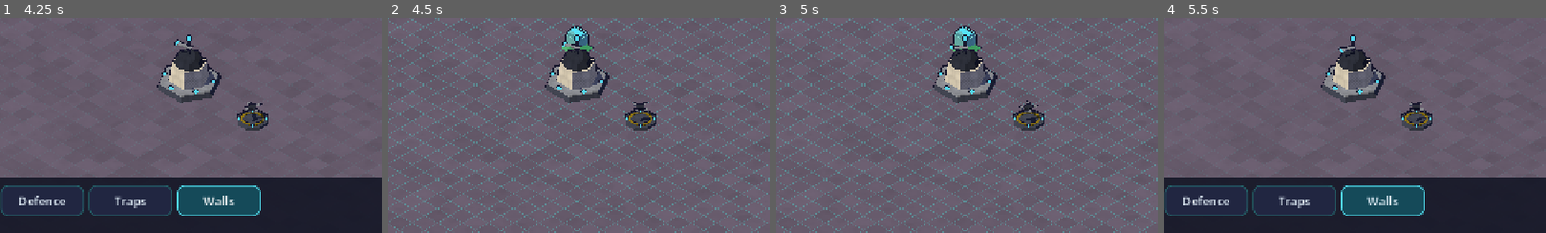
Above: before the commit, frames 1-4 (left to right).
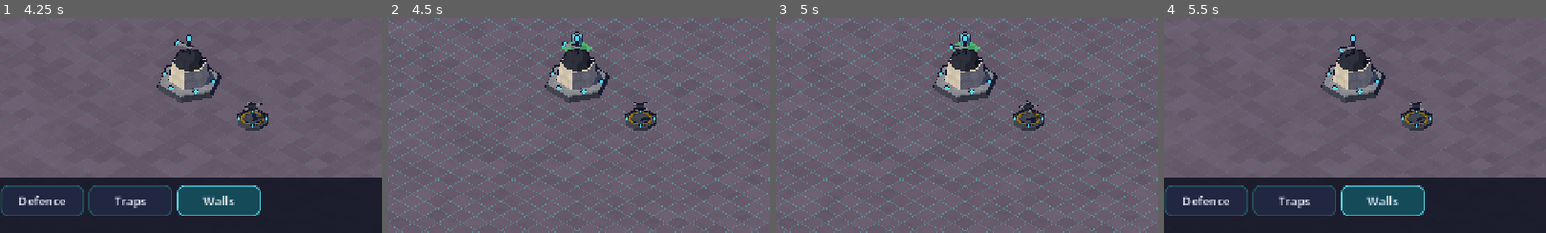
Above: after the commit, the same moments.

Repository: tarnan3751/space-game
Game: Godot game, scene res://scenes/main.tscn
Two runs of this game, one before a commit and one after it. Both use one fixed random seed, a clock stepped at 60 frames per second and the inputs below.
Inputs (mouse positions are % of the whole screen's width and height, from its top left):
- Up to frame 1 (4.25 s): click "Resources" at 0.5 s; click "Army" at 1.25 s; click "Defence" at 2 s; click "Traps" at 2.75 s; click "Walls" at 3.5 s
- Up to frame 2 (4.5 s): click (11, 88) at 4.27 s
- Up to frame 3 (5 s): no input
- Up to frame 4 (5.5 s): click "Done" at 5 s
The pictures show only the part of the screen within x 25-75%, y 34-84%; the shares and areas given below are measured in that part.

Frame 1 is identical in both runs. In frame 2, 0.4% of the frame differs, in the area x 46-54%, y 3-16%; in frame 3, 0.4%; in frame 4, nothing differs.

Commit message:
Give the wall pieces the comic look by level
Every wall piece is now a slim hull post on a concrete footing, at most 0.46 of the cell with
a chamfered cap no wider than itself, and slate segments 0.4 of the cell thick and 0.85 of
the post's height on a concrete curb that runs on from one wall to the next, so a run reads
as one thick slab with the posts standing just proud as joints. Each level grows the same
wall: level 1 slate plates on a squat post; level 2 riveted armour with a band and a taller
post with a gunmetal cap; level 3 ribbed segments with an unlit energy strip along the top
and a ribbed post; level 4 a plated pylon with wide chamfers and double-plated segments, a
sloped skirt under a plate, with a brighter strip; level 5 the pylon crowned in gold, and an
energy field panel over the upper 0.6 of the segment above a low riveted base, so it reads as
an energy wall from across the base.

Segments are swept cross-sections whose height is computed from the post's, so the
proportion holds at every level. Their ends on the cell edge are caps painted like the
segment but left out of the ink outline, so two segments that meet there draw one unbroken
outline; where levels differ, the taller end shows as a step, and the shared curb always
meets. The strips and the field are too thin to ink. The largest piece is 242 body
triangles, under the art style's 250 for a wall piece. art-style.md's Walls section gives
the look per level.

Diff:
--- a/src/game/models/walls.gd
+++ b/src/game/models/walls.gd
@@ -9,6 +9,17 @@
 ## The mask has one bit per orthogonal neighbour in cell space, where cell (x, y) is world
 ## (x, z): PLUS_X the cell at x + 1, MINUS_X at x - 1, PLUS_Z at y + 1 (world +z), MINUS_Z at
 ## y - 1. NEIGHBOURS lists the offsets in bit order: bit i is the cell at NEIGHBOURS[i].
+##
+## The look (docs/reference/art-style.md, **Walls**): a slim hull post on a concrete footing,
+## and slate segments 0.4 of the cell thick and 0.85 of the post's height on a concrete curb
+## that runs on from one wall to the next, so a run reads as one thick slab with the posts
+## standing just proud as joints. Each level adds to the same wall: L1 slate plates on a squat
+## post; L2 riveted armour with a band, and a taller post with a gunmetal cap; L3 ribbed
+## segments with an energy strip along the top, and a ribbed post; L4 a chamfered pylon post and
+## double-plated segments with a brighter strip; L5 a gold crown on the cap and an energy field
+## above a low plated base. Caps are never wider than their post. Every segment ends on the cell
+## edge in a cap left out of the ink outline, so two segments that meet there draw one unbroken
+## outline, and every level shares the curb, so mixed levels still meet at the base.
 
 const PLUS_X := 1
 const MINUS_X := 2
@@ -17,13 +28,43 @@
 const NEIGHBOURS: Array[Vector2i] = [Vector2i(1, 0), Vector2i(-1, 0), Vector2i(0, 1), Vector2i(0, -1)]
 ## The levels with a look of their own; a higher level shows the top one.
 const LEVELS := 5
-## The glow strip of a wall, by level.
-const WALL_GLOWS := ["glow_cyan", "glow_green", "glow_magenta", "glow_red", "glow_gold"]
-## A half-segment runs from inside the post to the cell edge, SEGMENT_WIDTH across, and stands
-## SEGMENT_DROP lower than the post's body.
-const SEGMENT_FROM := 0.3
-const SEGMENT_WIDTH := 0.6
-const SEGMENT_DROP := 0.12
+## Where a segment starts, inside the post, measured from the cell centre.
+const SEGMENT_FROM := 0.12
+## A segment is this share of its post's height, so the post stands just proud as a joint...
+const SEGMENT_SHARE := 0.85
+## ... and about 0.4 of the cell thick, so a run reads as one thick slab.
+const SEGMENT_HALF := 0.2
+const FOOTING_WIDTH := 0.5
+const FOOTING_HEIGHT := 0.08
+## The curb every segment stands on: a trapezoid, (half width, height) at its foot and top.
+const CURB_FOOT := Vector2(0.24, 0.0)
+const CURB_TOP := Vector2(0.22, 0.06)
+
+## Per level: [post width, body top, post chamfer, cap width (0 for none), cap height]. A post
+## is at most 0.46 of the cell and its cap never wider than it.
+const POSTS := [
+	[0.42, 0.55, 0.05, 0.0, 0.0],
+	[0.44, 0.6, 0.05, 0.4, 0.04],
+	[0.45, 0.67, 0.05, 0.41, 0.05],
+	[0.46, 0.76, 0.08, 0.42, 0.05],
+	[0.46, 0.76, 0.06, 0.42, 0.04],
+]
+## The top level's gold crown on the cap: width and height.
+const CROWN := Vector2(0.34, 0.1)
+
+static var CONCRETE := Parts.CONCRETE_PAD
+static var POST := Parts.HULL_MID
+static var POST_RIBBED := Surf.make(MaterialKit.Layer.PIPE, MaterialKit.HULL_MID, 2.0)
+static var POST_PLATED := Surf.make(MaterialKit.Layer.PLATE, MaterialKit.HULL_MID, 2.0)
+static var CAP := Surf.make(MaterialKit.Layer.FLAT, MaterialKit.GUNMETAL)
+static var GOLD := Parts.GOLD_TRIM
+static var SLATE := Surf.make(MaterialKit.Layer.PLATE, MaterialKit.WALL, 1.5)
+static var SLATE_RIVETED := Surf.make(MaterialKit.Layer.PLATE, MaterialKit.WALL, 2.5)
+static var SLATE_RIBBED := Surf.make(MaterialKit.Layer.PIPE, MaterialKit.WALL, 2.0)
+## Emissive strips and the field are too thin to ink.
+static var ENERGY := Surf.make(MaterialKit.Layer.GLOW, MaterialKit.ENERGY, 1.0, Surf.UNLIT, false, false)
+static var ENERGY_BRIGHT := Surf.make(MaterialKit.Layer.GLOW, MaterialKit.ENERGY.lightened(0.4), 1.0,
+	Surf.UNLIT, false, false)
 
 ## Built pieces by level * 16 + mask.
 static var _pieces: Dictionary[int, Piece] = {}
@@ -57,15 +98,106 @@
 
 
 static func _add_piece(m: LowPolyMesh, level: int, mask: int) -> void:
-	var height := 0.5 + 0.06 * level
-	m.box(Vector3(0.86, height, 0.86), Vector3.ZERO, Parts.surf("hull"))
-	m.box(Vector3(0.74, 0.22, 0.74), Vector3(0, height, 0), Parts.surf("hull_light"))
-	m.box(Vector3(0.76, 0.06, 0.34), Vector3(0, height + 0.2, 0), Parts.surf(WALL_GLOWS[level - 1]))
-	var length := 0.5 - SEGMENT_FROM
+	_post(m, level)
 	for bit: int in NEIGHBOURS.size():
-		if mask & (1 << bit) == 0:
-			continue
-		var along := Vector3(NEIGHBOURS[bit].x, 0, NEIGHBOURS[bit].y)
-		var across := Vector3(absf(along.z), 0, absf(along.x))
-		var size := along.abs() * length + across * SEGMENT_WIDTH + Vector3(0, height - SEGMENT_DROP, 0)
-		m.box(size, along * (SEGMENT_FROM + length * 0.5), Parts.surf("hull_dark"))
+		if mask & (1 << bit) != 0:
+			_segments(m, level, bit)
+
+
+## The footing, the post, its cap and, on the top level, the crown.
+static func _post(m: LowPolyMesh, level: int) -> void:
+	var spec: Array = POSTS[level - 1]
+	var width: float = spec[0]
+	var top: float = spec[1]
+	var chamfer: float = spec[2]
+	var cap_width: float = spec[3]
+	var cap_height: float = spec[4]
+	m.box_chamfered(Vector3(FOOTING_WIDTH, FOOTING_HEIGHT, FOOTING_WIDTH), 0.03, Vector3.ZERO, CONCRETE)
+	var surf: Surf = [POST, POST, POST_RIBBED, POST_PLATED, POST_PLATED][level - 1]
+	m.box_chamfered(Vector3(width, top - FOOTING_HEIGHT, width), chamfer, Vector3(0, FOOTING_HEIGHT, 0), surf)
+	if cap_width > 0.0:
+		m.box_chamfered(Vector3(cap_width, cap_height, cap_width), 0.02, Vector3(0, top, 0), CAP)
+	if level >= LEVELS:
+		m.box_chamfered(Vector3(CROWN.x, CROWN.y, CROWN.x), 0.03, Vector3(0, top + cap_height, 0), GOLD)
+
+
+## The half-segment toward neighbour `bit`, in the level's style, on the shared curb.
+static func _segments(m: LowPolyMesh, level: int, bit: int) -> void:
+	_sweep(m, bit, _trapezoid(CURB_FOOT, CURB_TOP), 0.0, CONCRETE)
+	var base := CURB_TOP.y
+	var top := SEGMENT_SHARE * _post_height(level)
+	var height := top - base
+	match level:
+		1:
+			_sweep(m, bit, _chamfered(SEGMENT_HALF, height, 0.04), base, SLATE)
+		2:
+			_sweep(m, bit, _chamfered(SEGMENT_HALF, height, 0.04), base, SLATE_RIVETED)
+			var band := Vector2(SEGMENT_HALF + 0.02, 0.25 * height)
+			_sweep(m, bit, _trapezoid(Vector2(band.x, 0.0), band), base + 0.35 * height, SLATE)
+		3:
+			_sweep(m, bit, _chamfered(SEGMENT_HALF, height, 0.04), base, SLATE_RIBBED)
+			_sweep(m, bit, _trapezoid(Vector2(0.05, 0.0), Vector2(0.05, 0.025)), top, ENERGY)
+		4:
+			var skirt := 0.45 * height
+			_sweep(m, bit, _trapezoid(Vector2(SEGMENT_HALF + 0.02, 0.0), Vector2(SEGMENT_HALF, skirt)),
+				base, SLATE_RIVETED)
+			_sweep(m, bit, _chamfered(SEGMENT_HALF - 0.03, height - skirt, 0.04), base + skirt, SLATE)
+			_sweep(m, bit, _trapezoid(Vector2(0.06, 0.0), Vector2(0.06, 0.025)), top, ENERGY_BRIGHT)
+		_:
+			# A low plated base, and the energy field above it.
+			var slab := 0.4 * height
+			_sweep(m, bit, _chamfered(SEGMENT_HALF, slab, 0.03), base, SLATE_RIVETED)
+			_sweep(m, bit, _trapezoid(Vector2(0.03, 0.0), Vector2(0.03, height - slab)), base + slab, ENERGY)
+
+
+## The post's full height: its body, its cap and, on the top level, the crown.
+static func _post_height(level: int) -> float:
+	var spec: Array = POSTS[level - 1]
+	var top: float = spec[1]
+	var cap_height: float = spec[4]
+	return top + cap_height + (CROWN.y if level >= LEVELS else 0.0)
+
+
+## A cross-section with chamfered top edges, `half` wide each side and `height` tall.
+static func _chamfered(half: float, height: float, chamfer: float) -> PackedVector2Array:
+	return PackedVector2Array([
+		Vector2(-half, 0.0), Vector2(-half, height - chamfer), Vector2(-half + chamfer, height),
+		Vector2(half - chamfer, height), Vector2(half, height - chamfer), Vector2(half, 0.0),
+	])
+
+
+## A cross-section `foot` (half width, 0) at the bottom and `top` (half width, height) above.
+static func _trapezoid(foot: Vector2, top: Vector2) -> PackedVector2Array:
+	return PackedVector2Array([Vector2(-foot.x, 0.0), Vector2(-top.x, top.y), Vector2(top.x, top.y),
+		Vector2(foot.x, 0.0)])
+
+
+## Sweeps `profile`, a convex cross-section of (across, height) points from one bottom corner
+## over the top to the other, from SEGMENT_FROM to the cell edge toward neighbour `bit`, lifted
+## by `y`. The bottom and the end inside the post are left out; the end on the cell edge is a
+## cap in the same paint, left out of the outline.
+static func _sweep(m: LowPolyMesh, bit: int, profile: PackedVector2Array, y: float, surf: Surf) -> void:
+	var along := Vector3(NEIGHBOURS[bit].x, 0, NEIGHBOURS[bit].y)
+	var across := Vector3(along.z, 0, -along.x)
+	var inner := PackedVector3Array()
+	var outer := PackedVector3Array()
+	var middle := Vector2.ZERO
+	for point: Vector2 in profile:
+		var offset := across * point.x + Vector3(0, y + point.y, 0)
+		inner.append(along * SEGMENT_FROM + offset)
+		outer.append(along * 0.5 + offset)
+		middle += point / profile.size()
+	var axis := across * middle.x + Vector3(0, y + middle.y, 0)
+	for i: int in profile.size() - 1:
+		var side := PackedVector3Array([inner[i], outer[i], outer[i + 1], inner[i + 1]])
+		var out := (inner[i] + inner[i + 1]) * 0.5 - along * SEGMENT_FROM - axis
+		m.polygon(_facing(side, out), surf)
+	var cap := Surf.make(surf.layer, surf.tint, surf.uv_scale, surf.flags, surf.smooth, false)
+	m.polygon(_facing(outer, along), cap)
+
+
+## `corners` (a convex face) in the order that faces `out`.
+static func _facing(corners: PackedVector3Array, out: Vector3) -> PackedVector3Array:
+	if (corners[1] - corners[0]).cross(corners[2] - corners[0]).dot(out) < 0.0:
+		corners.reverse()
+	return corners
Not shown, changed: docs/reference/art-style.md
